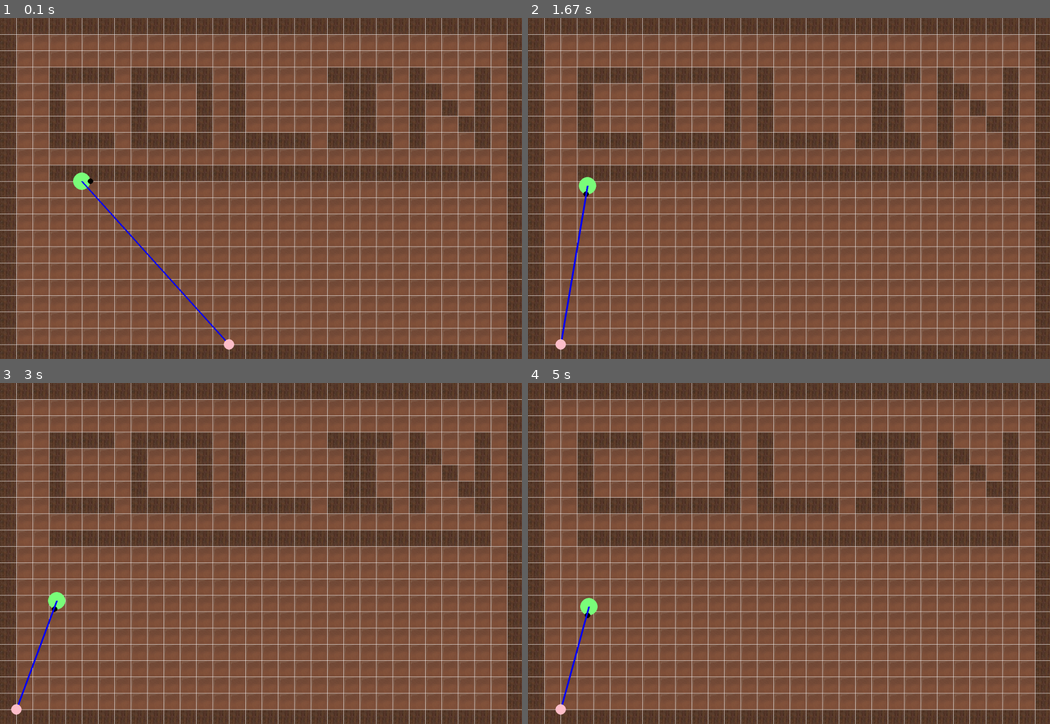
Above: before the commit, frames 1-4 (two rows, left to right).
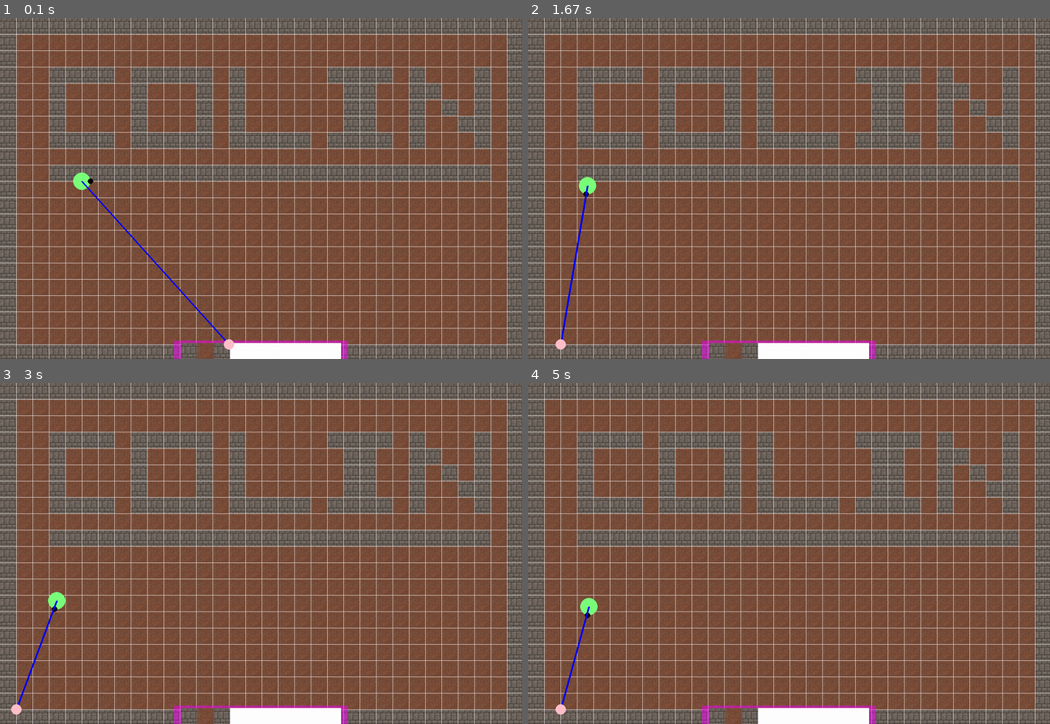
Above: after the commit, the same moments.

Repository: Best-code/Raycast
Game: pygame game, started from game.py
Same seed, same stepped clock (60 frames per second), same inputs: the game is played once before the commit and once after it.
Inputs:
- Up to frame 1 (0.1 s): no input
- Up to frame 2 (1.67 s): hold Right 0.33-0.8 s; hold Right 0.83-1.3 s; hold D 0.83-1.3 s; hold Left from 1.33 s (still down); hold A from 1.33 s (still down)
- Up to frame 3 (3 s): release Left at 1.87 s; release A at 1.87 s; hold Left 1.9-2.3 s; hold A 1.9-2.3 s; hold Right 2.33-2.97 s; hold D 2.33-2.97 s
- Up to frame 4 (5 s): hold Left 3-3.47 s; hold A 3-3.47 s; hold Right 3.5-3.97 s; hold D 3.5-3.97 s; hold Right 4-4.47 s; hold D 4-4.47 s; hold Left from 4.5 s (still down); hold A from 4.5 s (still down)

The runs differ from the first frame. In frame 1, 24% of the frame differs, in the area x 0-100%, y 0-100%; in frame 2, 24%; in frame 3, 24%; in frame 4, 24%.

Commit message:
Gui Added | Not visually appealing yet

Diff:
--- a/RaycastGame.py
+++ b/RaycastGame.py
@@ -6,6 +6,7 @@
 from map import Map
 from RaycastFunction import RayCasting
 from settings import *
+from gui import GUI
 
 class RaycastGame(GameEngine):
 
@@ -14,6 +15,8 @@
         self.load()
 
         self.MAP = Map(self)
+
+        self.gui = GUI(self, self.MAP)
 
         # Circle controllable with WASD
         self.wasd = Circle((123, 255, 123), self.MAP)
@@ -24,8 +27,8 @@
             # Draw MAP array
             self.MAP.drawMap()
             self.MAP.drawGrid()
-
             self.wasd.draw(self.screen)
+            self.gui.drawGui()
 
     def update(self):
       self.wasd.update()
--- a/gui.py
+++ b/gui.py
@@ -1,11 +1,25 @@
 import pygame
+from settings import *
 
 class GUI:
 
     def __init__(self, game, map):
         self.game = game
         self.map = map
-        self.titles = self.map.tiles
+        self.tiles = self.map.tiles
 
     def drawGui(self):
-        pygame.draw.rect(self.game.screen, (0xff,0xff,0xff,100), ())
+
+        # PRINT THE INVENTORY BACKGROUND
+        inventoryBox = pygame.Surface((WIDTH//3,CELLSIZE*1.3))  # the size of your rect
+        inventoryBox.set_alpha(128)                # alpha level
+        inventoryBox.fill((255,0,255))           # this fills the entire surface
+        self.game.screen.blit(inventoryBox, (WIDTH//3,HEIGHT-100+CELLSIZE))    # (x,y) are the top-left coordinates
+
+
+        blitTile = pygame.Surface((WIDTH//3-40,CELLSIZE))
+        blitTile.fill((0xff,0xff,0xff))
+        for index, tile in enumerate(self.tiles):
+            blitTile.blit(tile, (index * CELLSIZE, 0, CELLSIZE, CELLSIZE))
+
+        self.game.screen.blit(blitTile, (WIDTH//3+20,HEIGHT-100+(CELLSIZE+CELLSIZE*1.3)/2))   # (x,y) are the top-left coordinates
--- a/map.py
+++ b/map.py
@@ -43,7 +43,7 @@
         wall = pygame.image.load(os.path.join("Resources","walls.jpg")).convert()
         floor = pygame.image.load(os.path.join("Resources","floor.png")).convert()
 
-        self.tiles = [wall, floor]
+        self.tiles = [wall, floor, wall]
         self.tileIndicator = {wall:"1", floor:"_"}
 
         self.currentTileIndex = 0
Binary file changed: Resources/floor.png
Binary file changed: Resources/walls.jpg
Not shown, changed: .DS_Store
Not shown, added: Resources/.DS_Store
